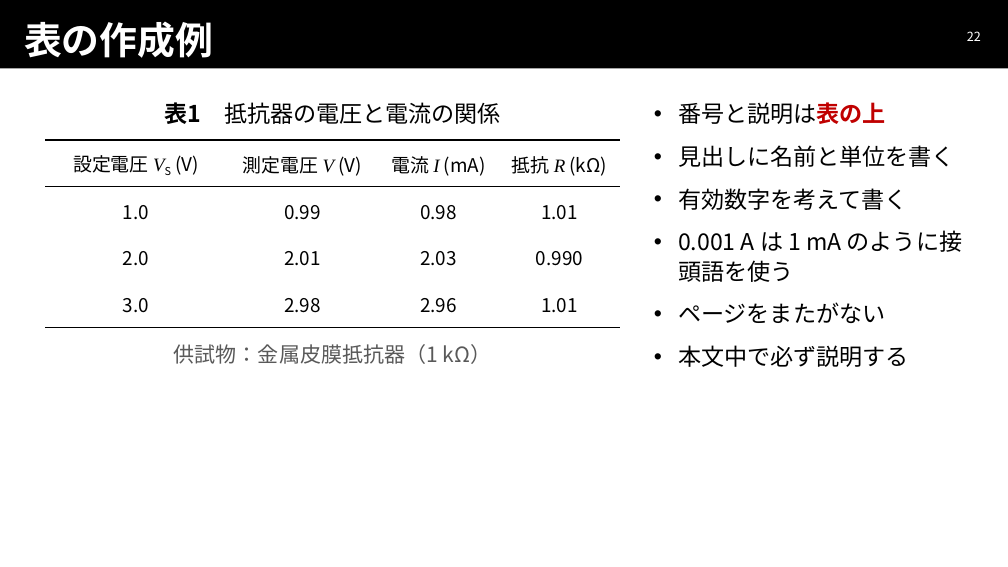
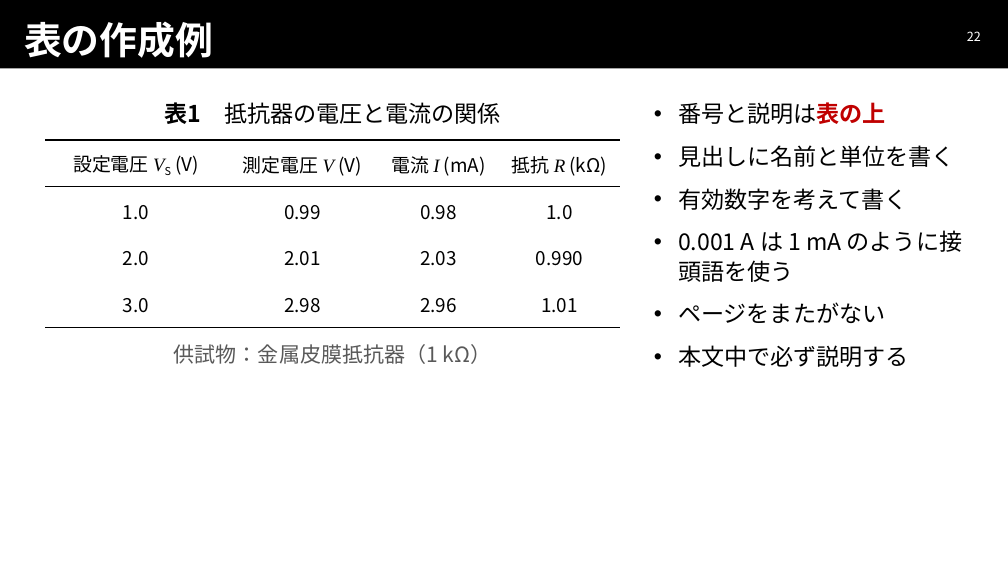
Before and after one commit to uhyogo-epa/EEexperimentsI-manual, a slide deck: slide 22 of slides/00_guidance/20261123_実験後半ガイダンス.pptx. Drawn at 1008x567 pixels with LibreOffice and Linux fonts; fonts in the diff are those of the drawing. Boxes give left, top, right and bottom in pixels: in the first picture for what was removed or moved away, otherwise in the second. Text is boxed around its words. In the diff, an @@ line names an element or a change of style, - is before the commit and + after.

```diff
--- a/slides/00_guidance/20261123_実験後半ガイダンス.pptx
+++ b/slides/00_guidance/20261123_実験後半ガイダンス.pptx
@@ table at (45, 140, 620, 327) @@
-row 2, column 4: 1.01
+row 2, column 4: 1.0
```
Also in this commit, not shown: 3 other slides changed, 1 other file.
